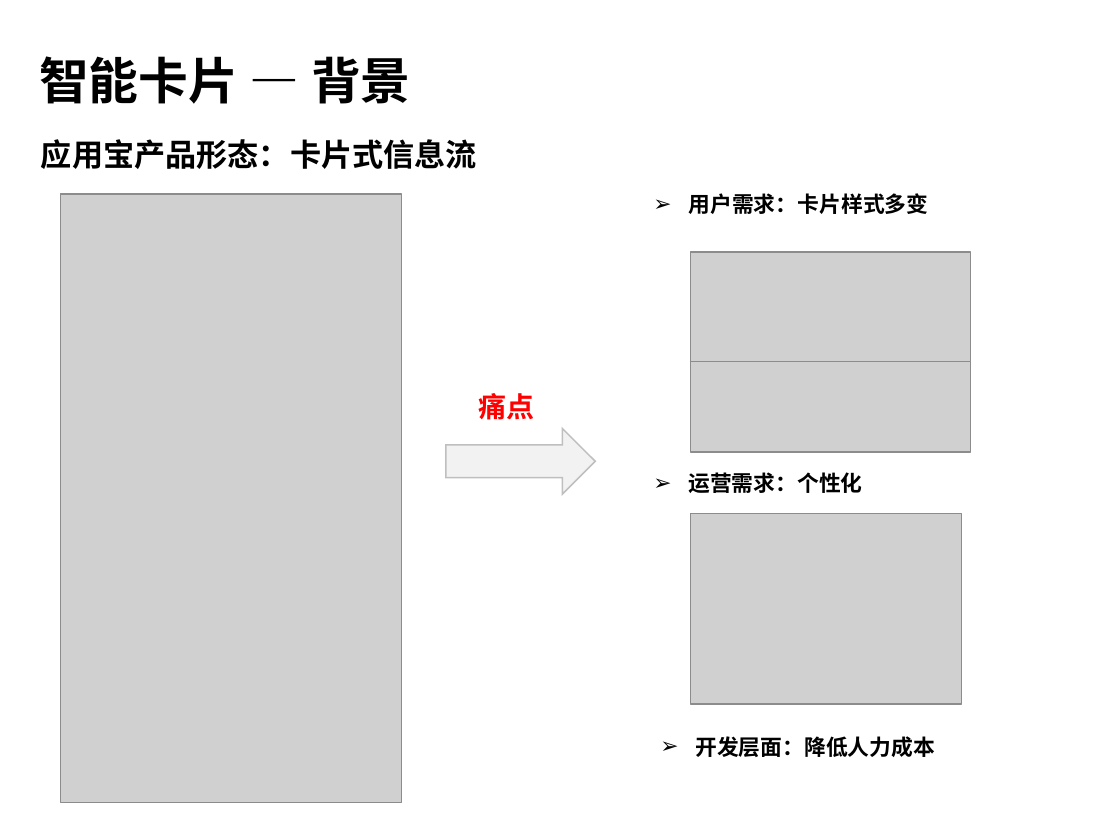
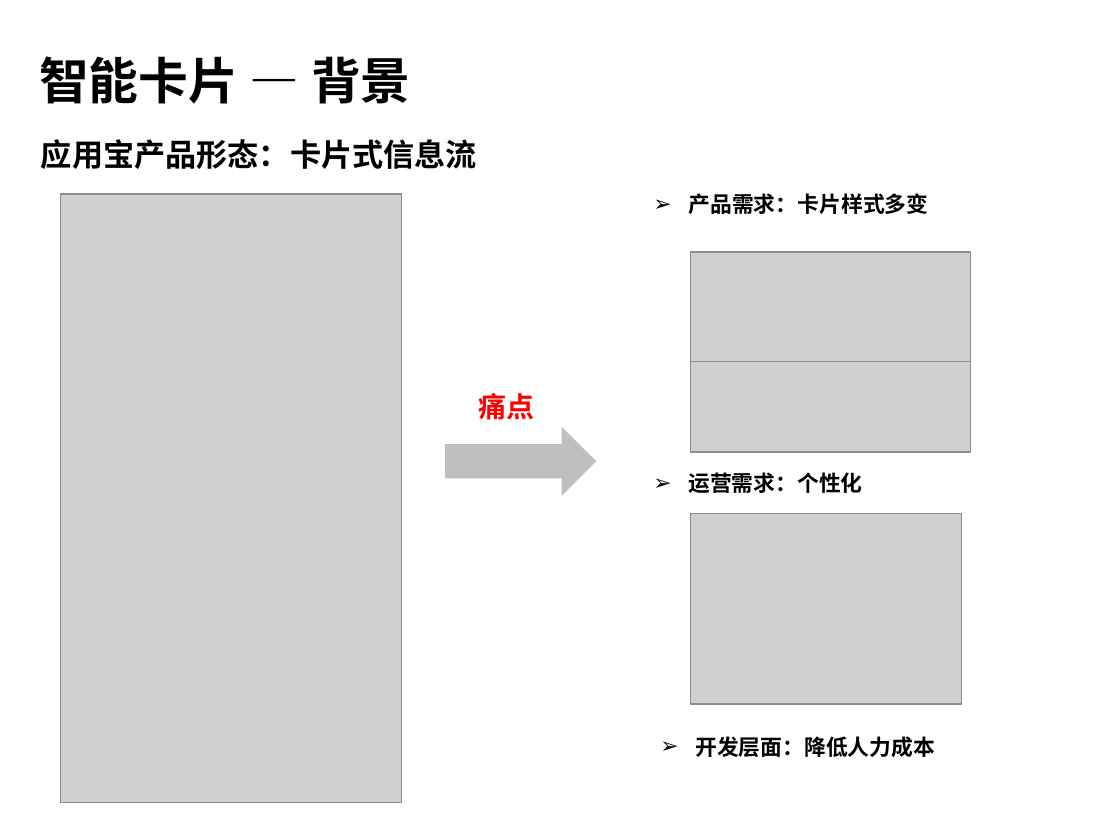
Before and after one commit to hamlingong/data, a slide deck: slide 4 of promote/深圳合肥大连组_hamlingong(龚海龙).ppt. Drawn at 1120x840 pixels with LibreOffice and Linux fonts; fonts in the diff are those of the drawing; grey boxes stand for pictures; background and template pictures are left out. Boxes give left, top, right and bottom in pixels: in the first picture for what was removed or moved away, otherwise in the second. Text is boxed around its words. In the diff, an @@ line names an element or a change of style, - is before the commit and + after.

```diff
--- a/promote/深圳合肥大连组_hamlingong(龚海龙).ppt
+++ b/promote/深圳合肥大连组_hamlingong(龚海龙).ppt
@@ text at (688, 193, 928, 214): text changed @@
-➢ 用户需求：卡片样式多变
+➢ 产品需求：卡片样式多变
@@ right arrow at (446, 429, 595, 495): fill #F2F2F2 to #BFBFBF @@
```
Also in this commit, not shown: 15 other slides changed, 1 other file.
